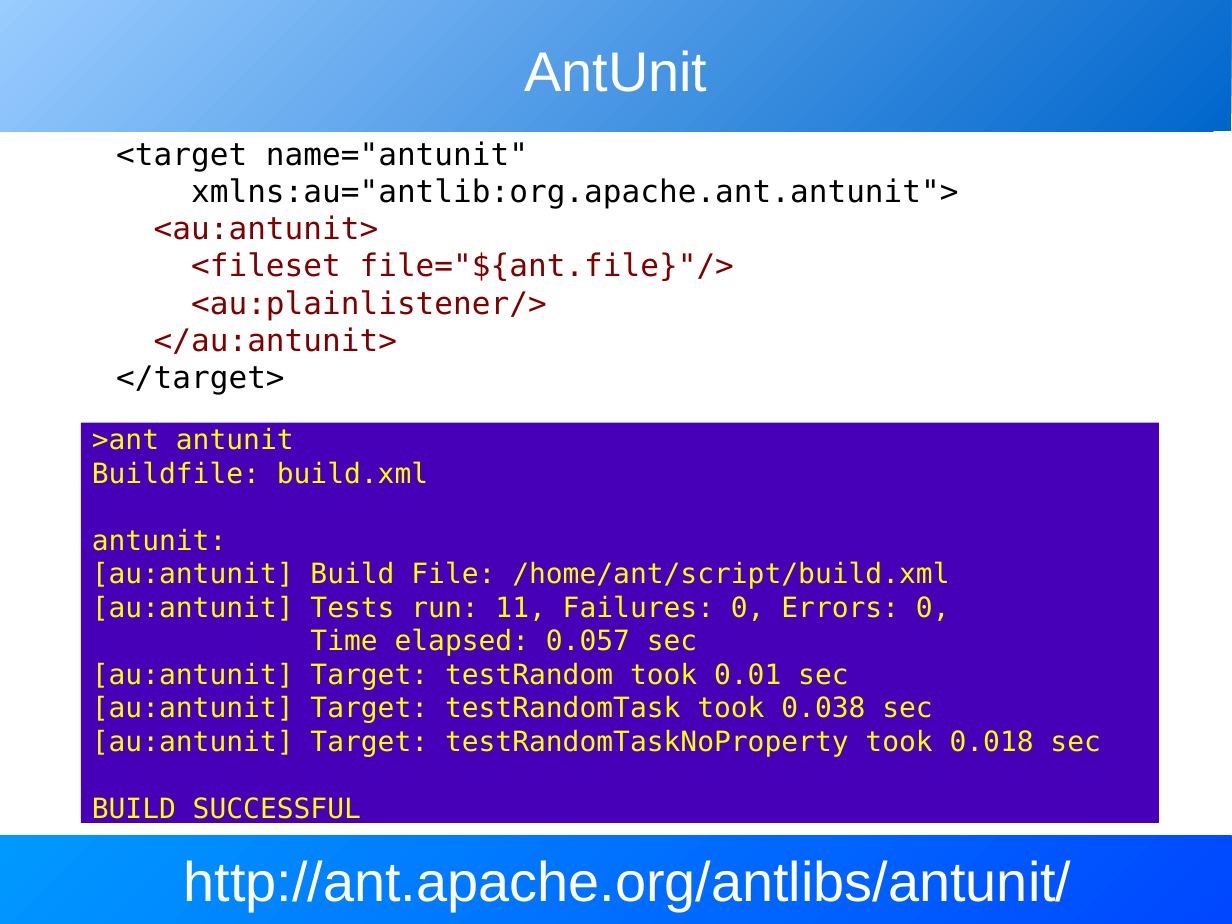
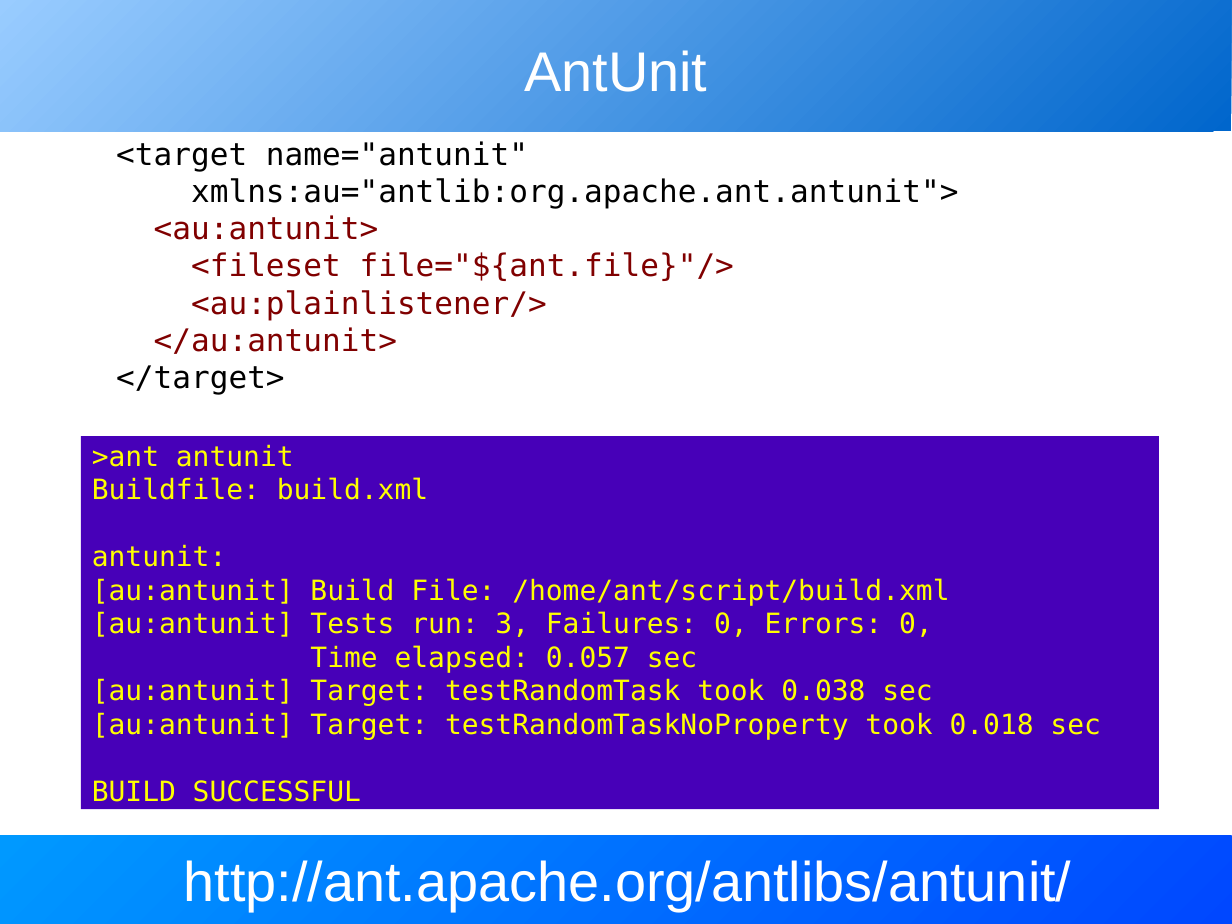
Before and after one commit to BeatrizTercero/repoSvnAnt, a slide deck: slide 11 of core/trunk/docs/slides/extending_ant.odp (slide 10 before the commit). Drawn at 1232x924 pixels with LibreOffice and Linux fonts; fonts in the diff are those of the drawing. Boxes give left, top, right and bottom in pixels: in the first picture for what was removed or moved away, otherwise in the second. Text is boxed around its words. In the diff, an @@ line names an element or a change of style, - is before the commit and + after.

```diff
--- a/core/trunk/docs/slides/extending_ant.odp
+++ b/core/trunk/docs/slides/extending_ant.odp
@@ rectangle ">ant antunit": place and size @@
-rectangle ">ant antunit" at <box>80,423,1159,823</box>
+rectangle ">ant antunit" at <box>80,436,1159,809</box>
@@ text in rectangle at <box>92,611,933,637</box>: text changed @@
-[au:antunit] Tests run: 11, Failures: 0, Errors: 0,
+[au:antunit] Tests run: 3, Failures: 0, Errors: 0,
@@ text in rectangle at <box>92,662,848,689</box>: paragraph removed @@
-[au:antunit] Target: testRandom took 0.01 sec
```
Also in this commit, not shown: 21 other slides changed, 1 slide added, 1 slide removed.
